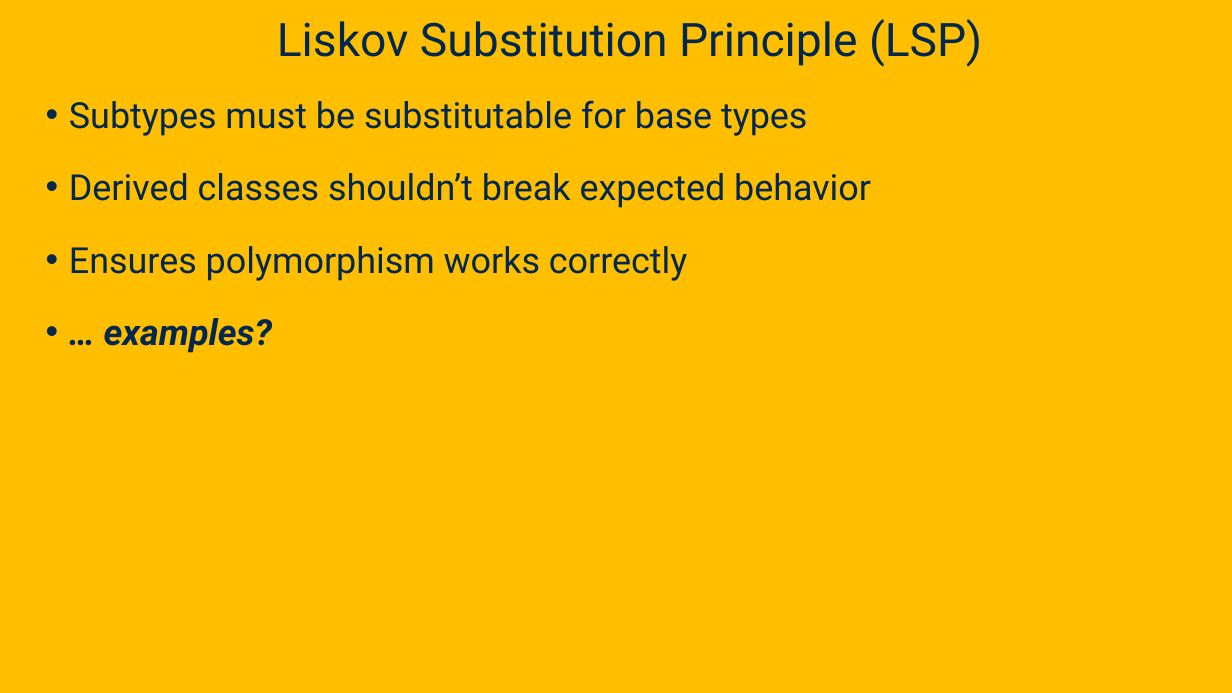
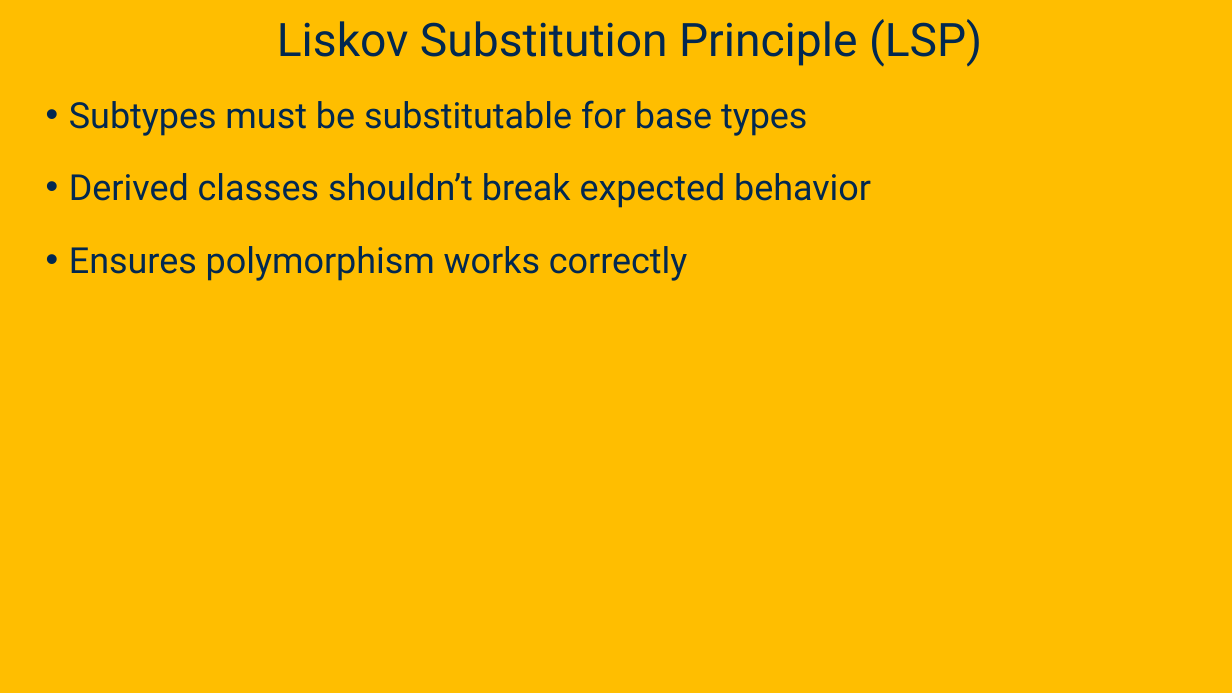
Before and after one commit to davsec-teaching/ecs160-f25, a slide deck: slide 45 of slides/2_oo_background.pptx (slide 36 before the commit). Drawn at 1232x693 pixels with LibreOffice and Linux fonts; fonts in the diff are those of the drawing; background and template pictures are left out. Boxes give left, top, right and bottom in pixels: in the first picture for what was removed or moved away, otherwise in the second. Text is boxed around its words. In the diff, an @@ line names an element or a change of style, - is before the commit and + after.

```diff
--- a/slides/2_oo_background.pptx
+++ b/slides/2_oo_background.pptx
@@ text at (104,318,272,353): paragraph removed @@
-• … examples?
```
Also in this commit, not shown: 6 other slides changed, 10 slides added, 1 other file.
